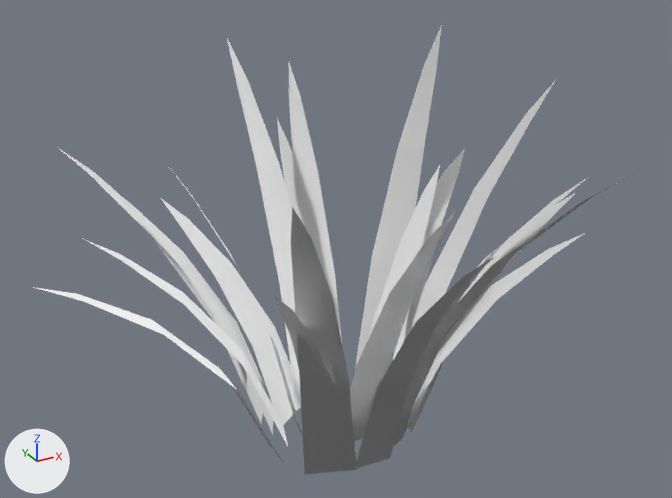
What one commit did to the glTF model assets/models/grass/grass_iso_full.gltf.
Before and after are seen from a 50 mm lens placed at (-0.445, -0.792, 0.621), pointed at (-0.015, -0.011, 0.231). The axes (+X, +Y, +Z) are drawn at lower left. The lights are the same throughout. The picture after the commit comes second. Vertices at exactly the same position are counted once.

Names of what the first picture shows: 'grass_iso_full'.
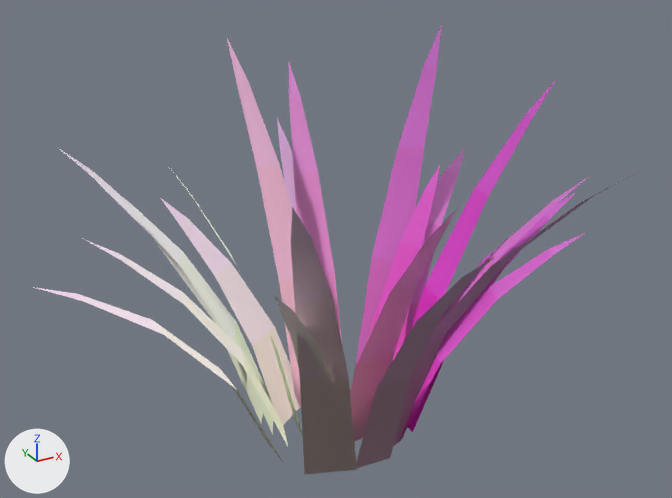
Commit message: feat: borda no tufo iso e raminho branco 3D com shaded

The change, as a list of edits to the scene's bpy script:
```text
Change me_grass_iso_full:
    where me_grass_iso_full.from_pydata(...)  # 198 vertices, 154 faces; spans x -0.329..0.276, y -0.29..0.255, z 0.0..0.412
    used by ob_grass_iso_full; location = (0.0, 0.0, 0.0)
    me_grass_iso_full part 1: 84 faces centred in x -0.024..0.252, y -0.262..0.234, z 0.033..0.383 are repainted in the vertex colours; the middle colour goes from white #f5f5f5 to pink #f581e4
    me_grass_iso_full part 2: 43 faces centred in x -0.301..0.038, y -0.191..0.227, z 0.033..0.345 are repainted in the vertex colours; the middle colour goes from white #f0f0f0 to white #f0e3e7
    me_grass_iso_full part 3: 27 faces centred in x -0.193..-0.002, y -0.109..0.211, z 0.036..0.382 are repainted in the vertex colours; the middle colour goes from white #f7f7f7 to pale yellow #f7f4d8
```

Pixel boxes [x1, y1, x2, y2] of what changed, in the pictures (672 x 498 px):
part 1 of me_grass_iso_full, recoloured (white to pink): [289, 25, 587, 468] in both
part 2 of me_grass_iso_full, recoloured: [37, 119, 357, 474] in both
part 3 of me_grass_iso_full, recoloured: [154, 38, 333, 446] in both
